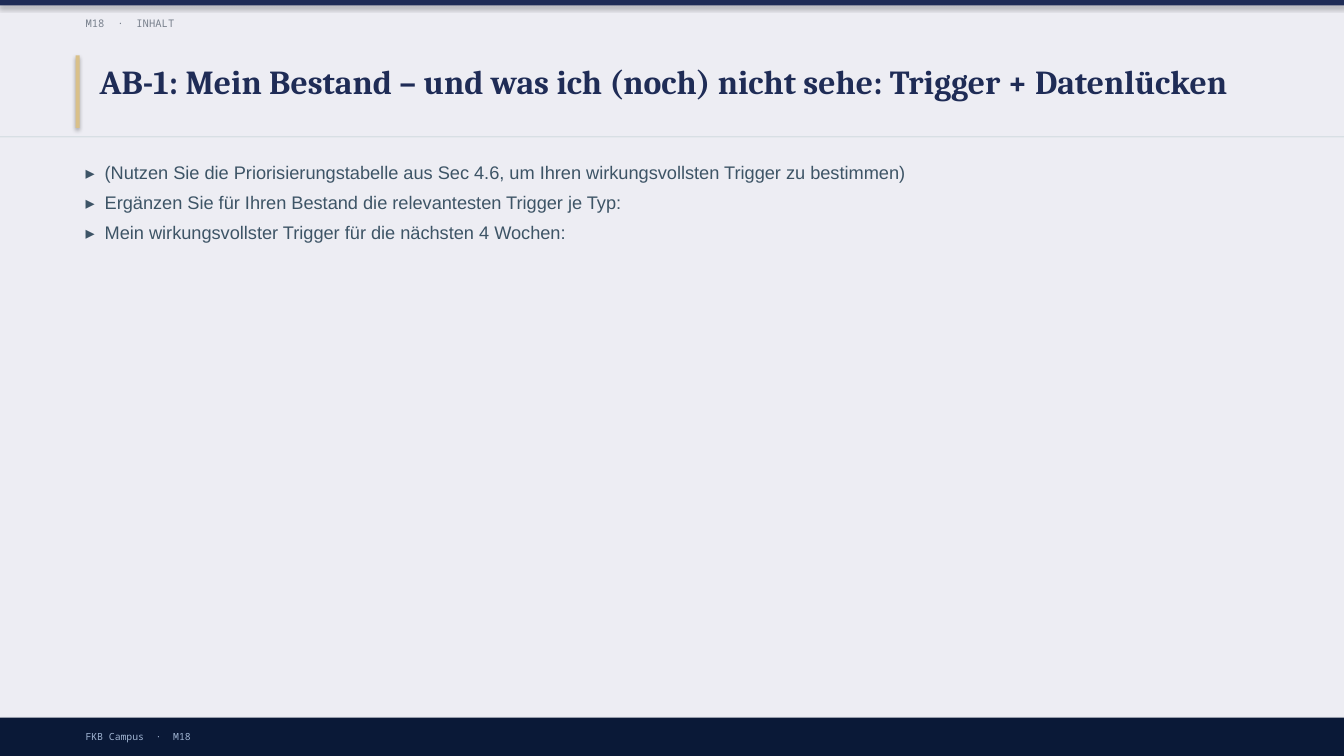
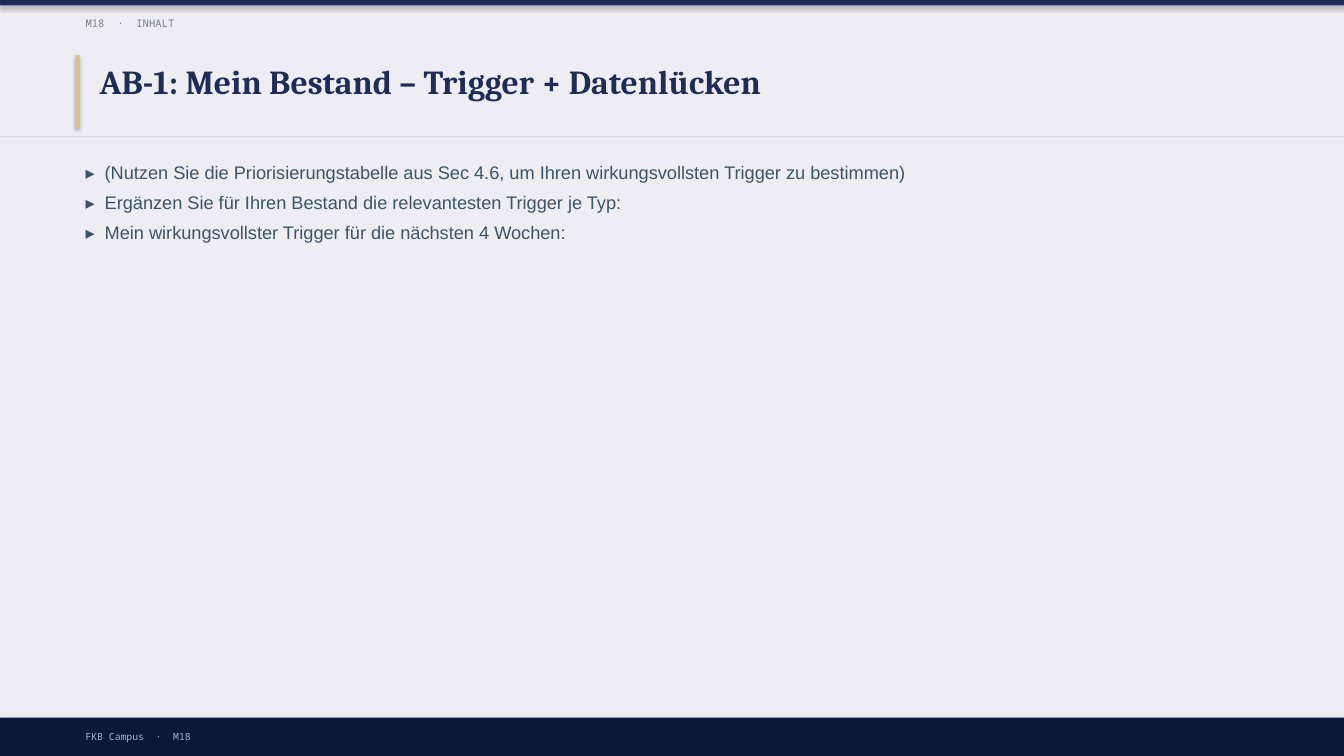
Before and after one commit to ck5rqc47pr-byte/firmenkundenakademie-online, a slide deck: slide 12 of protected-downloads/praesentation/M18.pptx. Drawn at 1344x756 pixels with LibreOffice and Linux fonts; fonts in the diff are those of the drawing. Boxes give left, top, right and bottom in pixels: in the first picture for what was removed or moved away, otherwise in the second. Text is boxed around its words. In the diff, an @@ line names an element or a change of style, - is before the commit and + after.

```diff
--- a/protected-downloads/praesentation/M18.pptx
+++ b/protected-downloads/praesentation/M18.pptx
@@ text at box(100, 70, 761, 102): text changed @@
-AB-1: Mein Bestand – und was ich (noch) nicht sehe: Trigger + Datenlücken
+AB-1: Mein Bestand – Trigger + Datenlücken
```
Also in this commit, not shown: 1 other slide changed, 38 other files.
